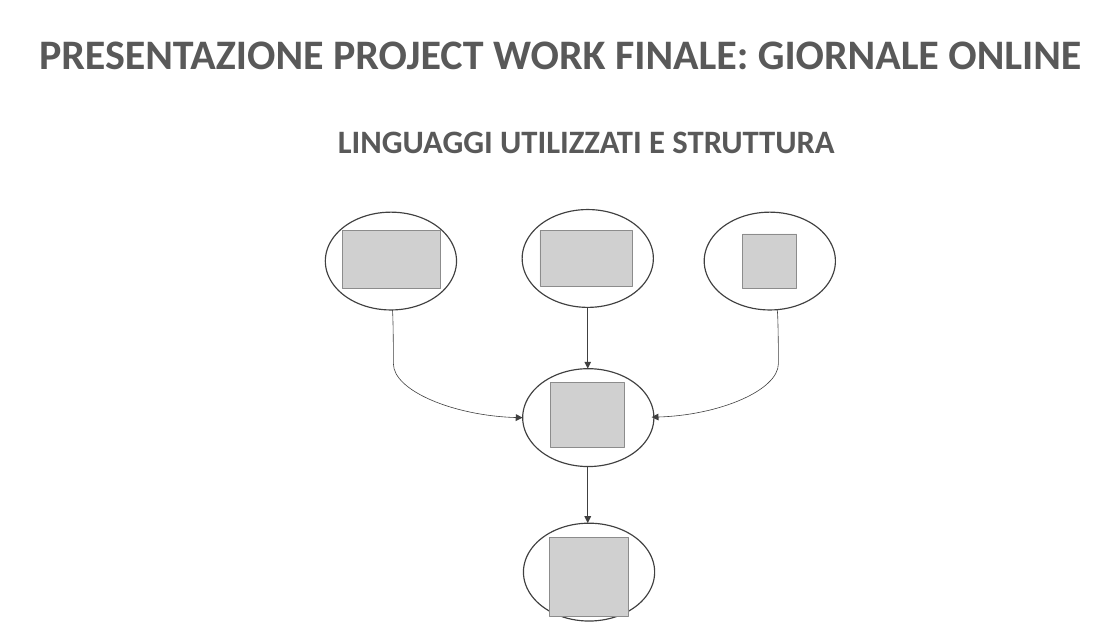
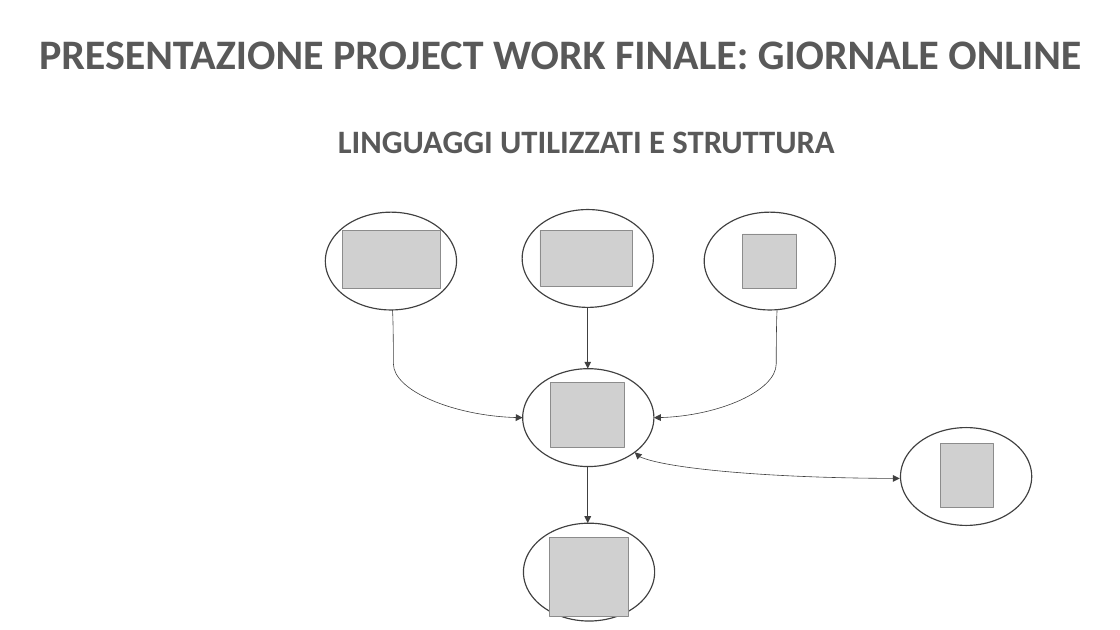
Before and after one commit to nDr3K/GiornaleOnlinePW, a slide deck: slide 9 of Presentazione Project Giornale.pptx (slide 8 before the commit). Drawn at 1120x630 pixels with LibreOffice and Linux fonts; fonts in the diff are those of the drawing; grey boxes stand for pictures; background and template pictures are left out. Boxes give left, top, right and bottom in pixels: in the first picture for what was removed or moved away, otherwise in the second. Text is boxed around its words. In the diff, an @@ line names an element or a change of style, - is before the commit and + after.

```diff
--- a/Presentazione Project Giornale.pptx
+++ b/Presentazione Project Giornale.pptx
@@ curved arrow (777, 310) - (654, 418): route changed @@
@@ ellipse added at (901,428,1032,525), fill #FFFFFF, outline #404040 1 pt @@
@@ picture added at (940,444,993,508) @@
@@ curved double arrow added from (900, 479) to (635, 452), #404040 0.5 pt @@
```
Also in this commit, not shown: 1 other slide changed, 1 slide added.
